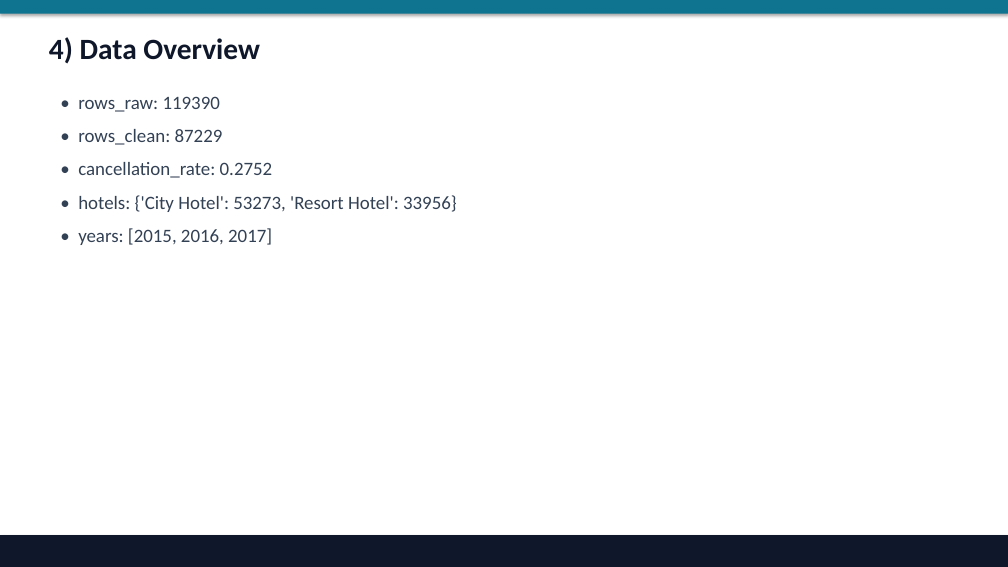
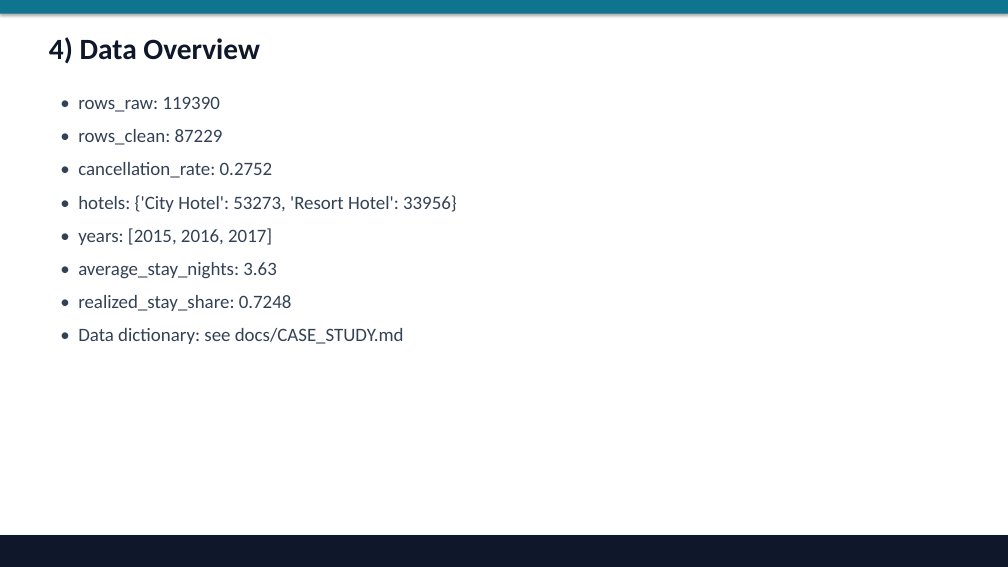
Before and after one commit to bhattchintan8540-cmd/EDA-02-hotel-harmony, a slide deck: slide 5 of presentations/EDA02_hotel_harmony.pptx. Drawn at 1008x567 pixels with LibreOffice and Linux fonts; fonts in the diff are those of the drawing. Boxes give left, top, right and bottom in pixels: in the first picture for what was removed or moved away, otherwise in the second. Text is boxed around its words. In the diff, an @@ line names an element or a change of style, - is before the commit and + after.

Commit message:
Fill assignment gaps in docs, charts, and Q&A coverage.
Add case study/solution-guide deliverables, embed charts in PPT/HTML, and complete missing analysis items.

```diff
--- a/presentations/EDA02_hotel_harmony.pptx
+++ b/presentations/EDA02_hotel_harmony.pptx
@@ text at (78, 262, 404, 344): paragraphs added @@
+• average_stay_nights: 3.63
+• realized_stay_share: 0.7248
+• Data dictionary: see docs/CASE_STUDY.md
```
Also in this commit, not shown: 2 slides added, 13 other files.
